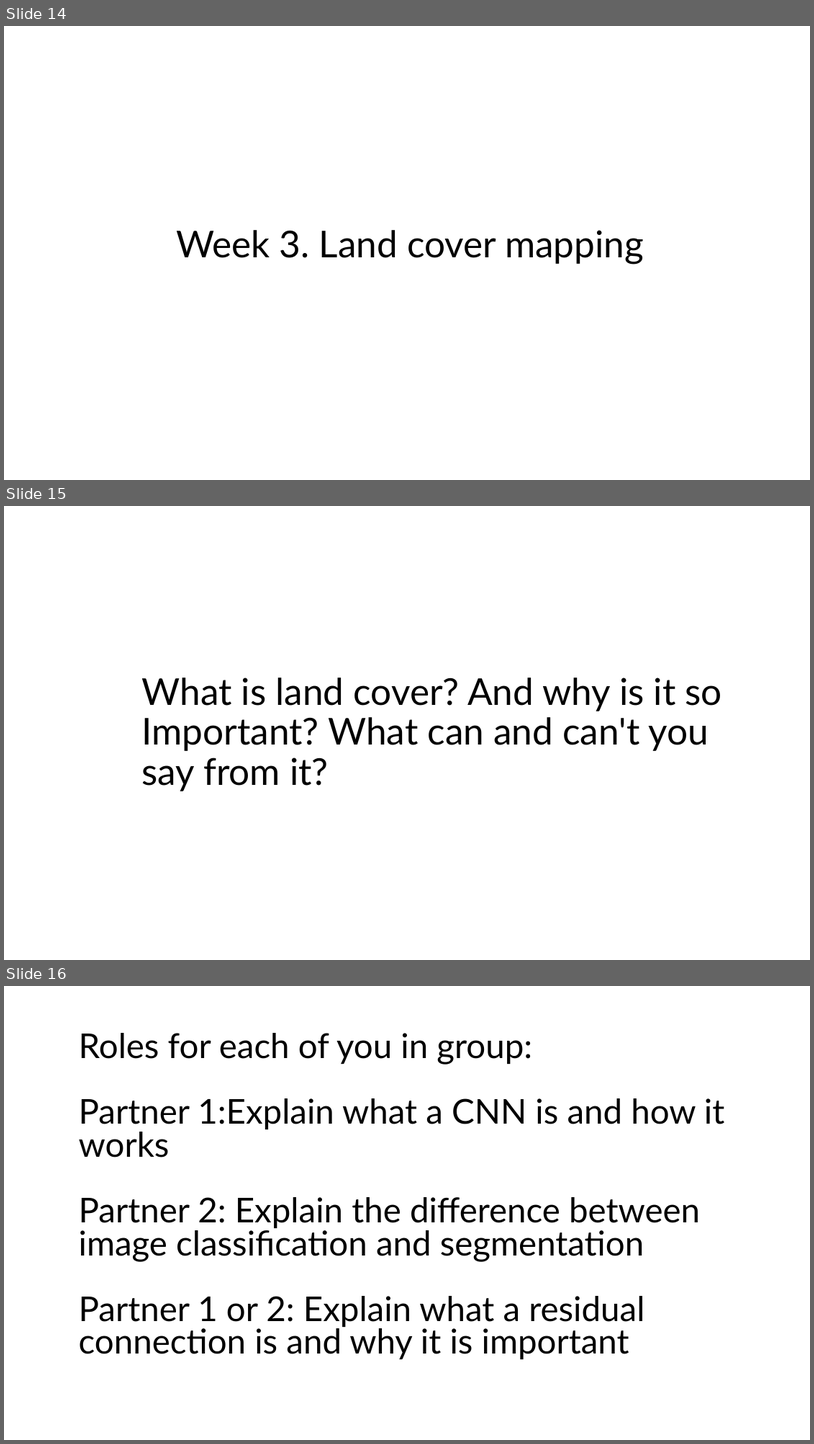
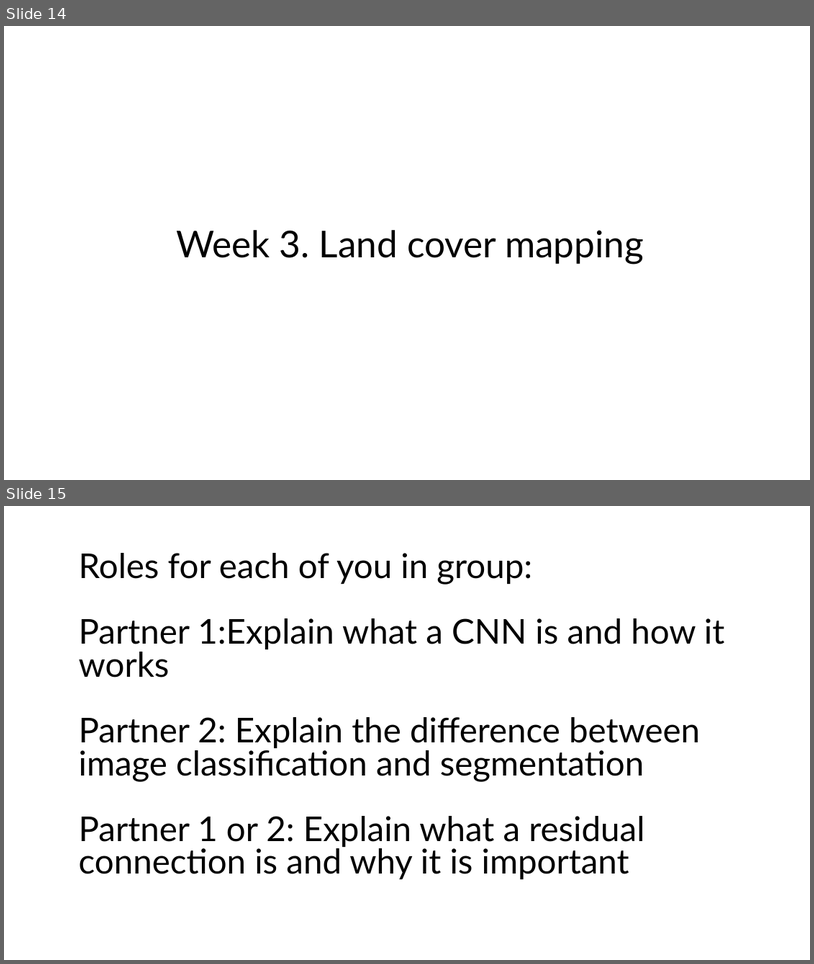
Before and after one commit to Better-Planet-Laboratory/ai4good, a slide deck: resources/ai4good group discussion points.pptx. Shown one above the other, each under a label of ours: slides 14, 15 and 16 before the commit, slides 14 and 15 after it. The pictures are 814x1444 and 814x964 pixels, drawn with LibreOffice and Linux fonts; fonts in the diff are those of the drawing. Boxes give left, top, right and bottom in pixels: in the first picture for what was removed or moved away, otherwise in the second. Text is boxed around its words. In the diff, an @@ line names an element or a change of style, - is before the commit and + after.

```diff
--- a/resources/ai4good group discussion points.pptx
+++ b/resources/ai4good group discussion points.pptx
@@ slide 15 removed at bbox=[4, 506, 810, 960], background #FFFFFF @@
@@ text removed at bbox=[142, 677, 723, 791] @@
-What is land cover? And why is it so
-Important? What can and can't you say from it?
@@ what was slide 16 is now slide 15 @@
```
Also in this commit, not shown: 1 slide changed, 18 slides added, 1 other file.
